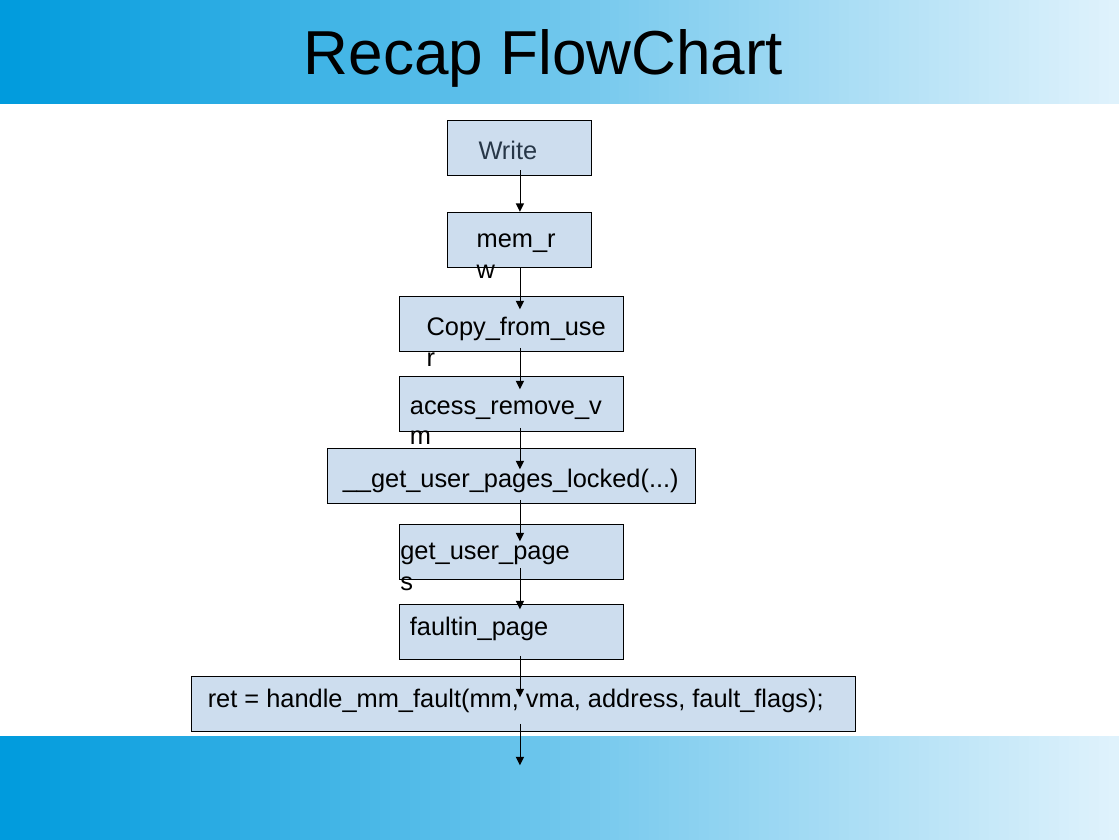
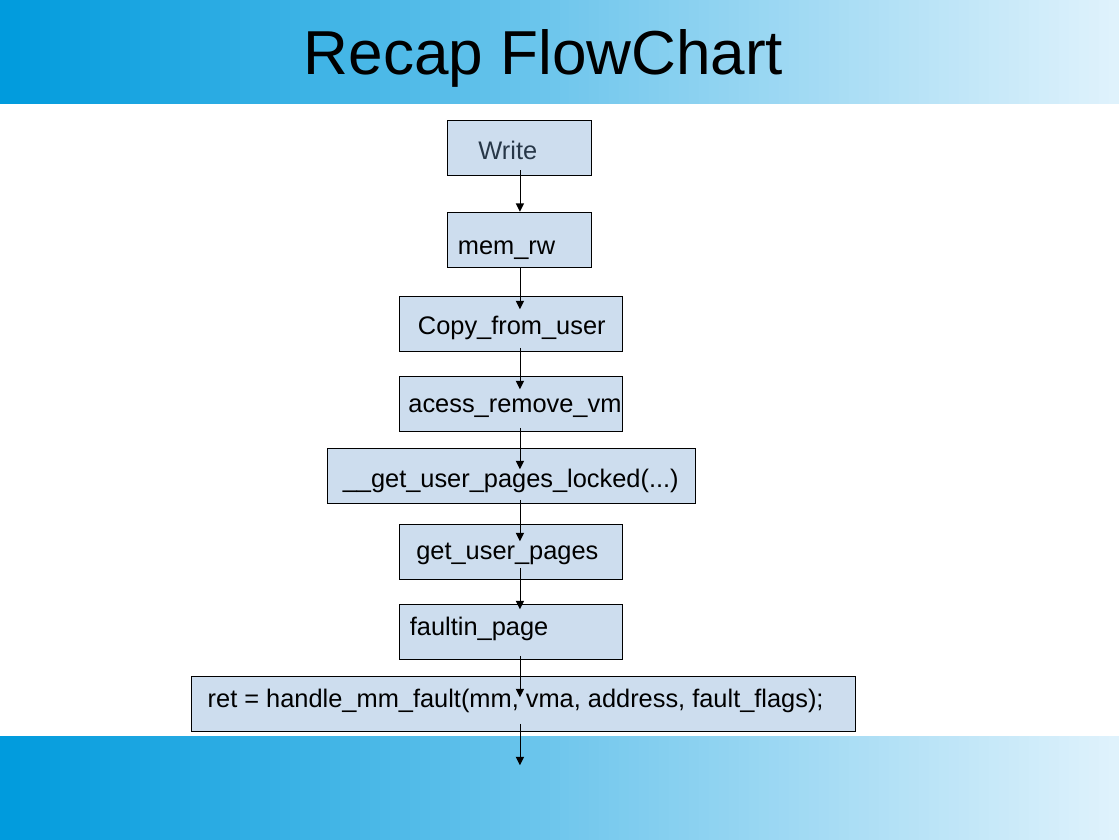
Before and after one commit to SubhajitCode/Seminar, a slide deck: slide 35 of Seminar 02/Seminar 2.pptx (slide 34 before the commit). Drawn at 1120x840 pixels with LibreOffice and Linux fonts; fonts in the diff are those of the drawing. Boxes give left, top, right and bottom in pixels: in the first picture for what was removed or moved away, otherwise in the second. Text is boxed around its words. In the diff, an @@ line names an element or a change of style, - is before the commit and + after.

```diff
--- a/Seminar 02/Seminar 2.pptx
+++ b/Seminar 02/Seminar 2.pptx
@@ text "mem_rw" rewrapped from [477,233,556,252] to [458,240,555,259] @@
@@ text "Copy_from_user" rewrapped from [427,316,606,341] to [418,315,606,339] @@
@@ text "acess_remove_vm" rewrapped from [410,400,602,419] to [408,398,621,417] @@
@@ text "get_user_pages" rewrapped from [400,539,569,565] to [416,539,598,565] @@
```
Also in this commit, not shown: 5 other slides changed, 1 slide added, 6 other files.
